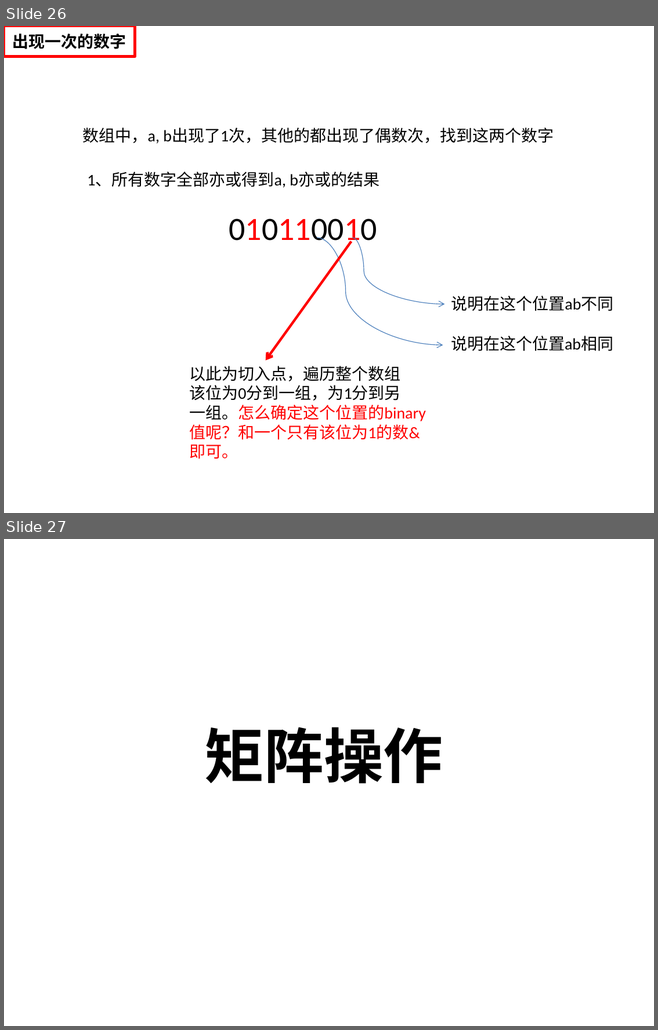
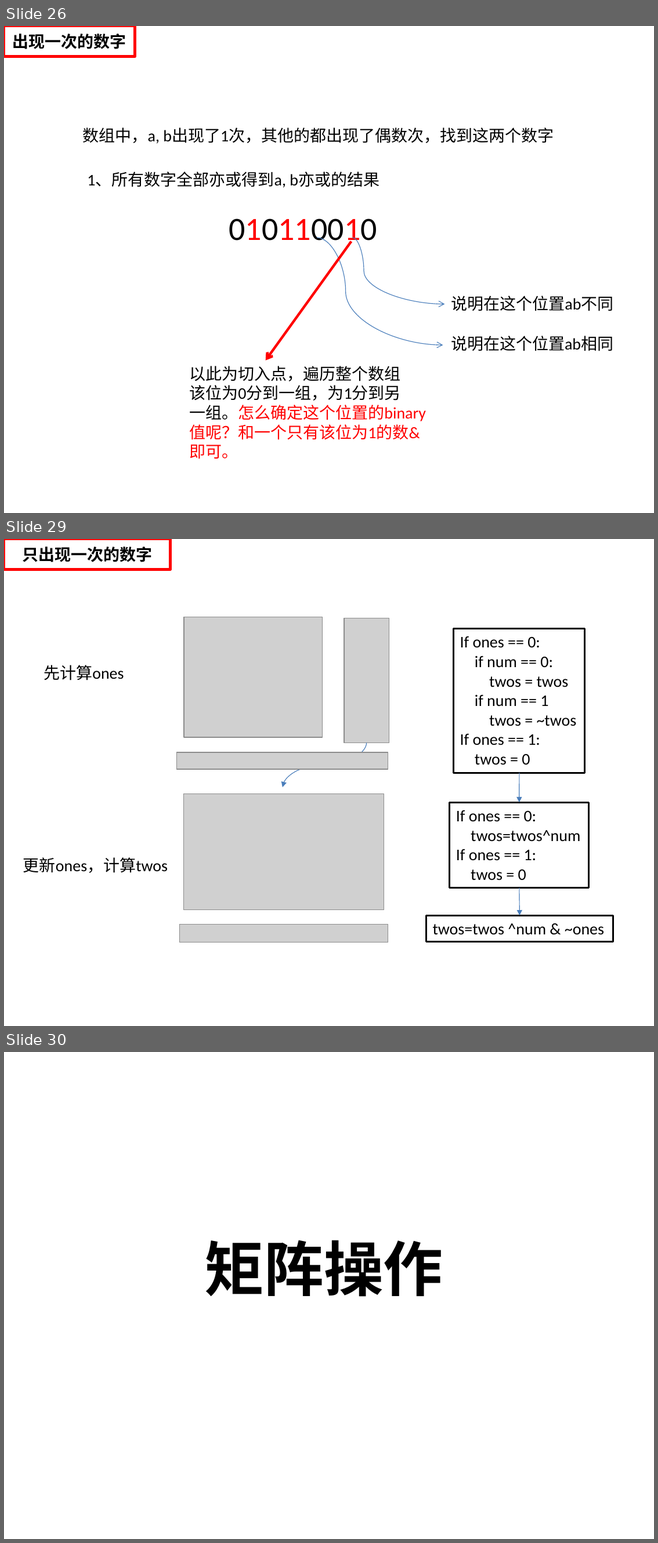
Before and after one commit to helloworld729/28_Algorithm, a slide deck: 第2遍/数据结构与算法.pptx. Shown one above the other, each under a label of ours: slides 26 and 27 before the commit, slides 26, 29 and 30 after it; the slides between them are not shown. The pictures are 658x1030 and 658x1543 pixels, drawn with LibreOffice and Linux fonts; fonts in the diff are those of the drawing; grey boxes stand for pictures. Boxes give left, top, right and bottom in pixels: in the first picture for what was removed or moved away, otherwise in the second. Text is boxed around its words. In the diff, an @@ line names an element or a change of style, - is before the commit and + after.

```diff
--- a/第2遍/数据结构与算法.pptx
+++ b/第2遍/数据结构与算法.pptx
@@ slide 29 added at <box>4,539,654,1026</box>, background #FFFFFF @@
@@ rectangle added at <box>4,539,170,570</box>, fill #FFFFFF, outline #FF0000 3 pt, 18 pt, text #000000, bold @@
+只出现一次的数字
@@ picture added at <box>184,617,322,737</box> @@
@@ picture added at <box>344,618,389,743</box> @@
@@ rectangle added at <box>453,629,585,773</box>, fill #FFFFFF, outline #000000 2 pt, 18 pt, text #000000 @@
+If ones == 0:
+if num == 0:
+twos = twos
+if num == 1
+twos = ~twos
+If ones == 1:
+twos = 0
@@ text added at <box>43,665,123,681</box>, 18 pt, text #000000 @@
+先计算ones
@@ curved arrow added from (366, 743) to (282, 787), #4B7EBC 0.75 pt @@
@@ picture added at <box>177,752,388,770</box> @@
@@ arrow added from (519, 773) to (519, 803), #4B7EBC 0.75 pt @@
@@ picture added at <box>183,794,383,910</box> @@
@@ rectangle added at <box>449,803,589,888</box>, fill #FFFFFF, outline #000000 2 pt, 18 pt, text #000000 @@
+If ones == 0:
+twos=twos^num
+If ones == 1:
+twos = 0
@@ text added at <box>23,857,168,873</box>, 18 pt, text #000000 @@
+更新ones，计算twos
@@ arrow added from (519, 888) to (519, 916), #4B7EBC 0.75 pt @@
@@ rectangle added at <box>426,916,612,942</box>, fill #FFFFFF, outline #000000 2 pt, 18 pt, text #000000 @@
+twos=twos ^num & ~ones
@@ picture added at <box>179,924,388,943</box> @@
@@ what was slide 27 is now slide 30 @@
```
Also in this commit, not shown: 3 slides changed, 5 other slides added, 27 other files.
